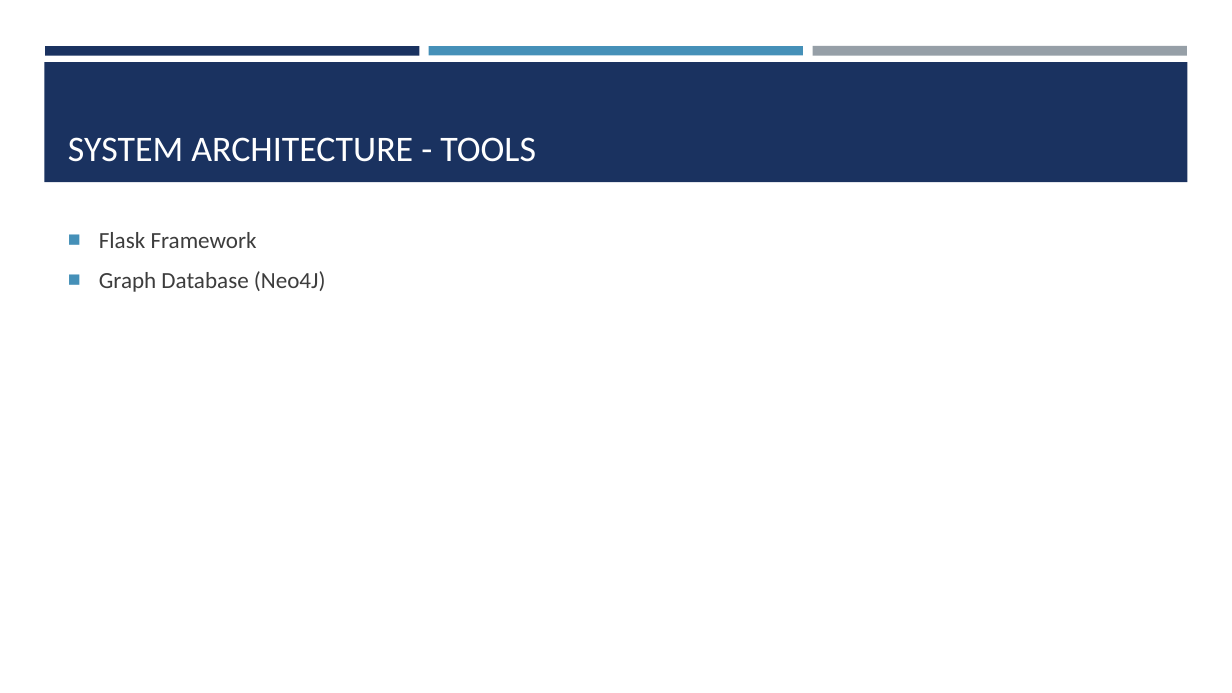
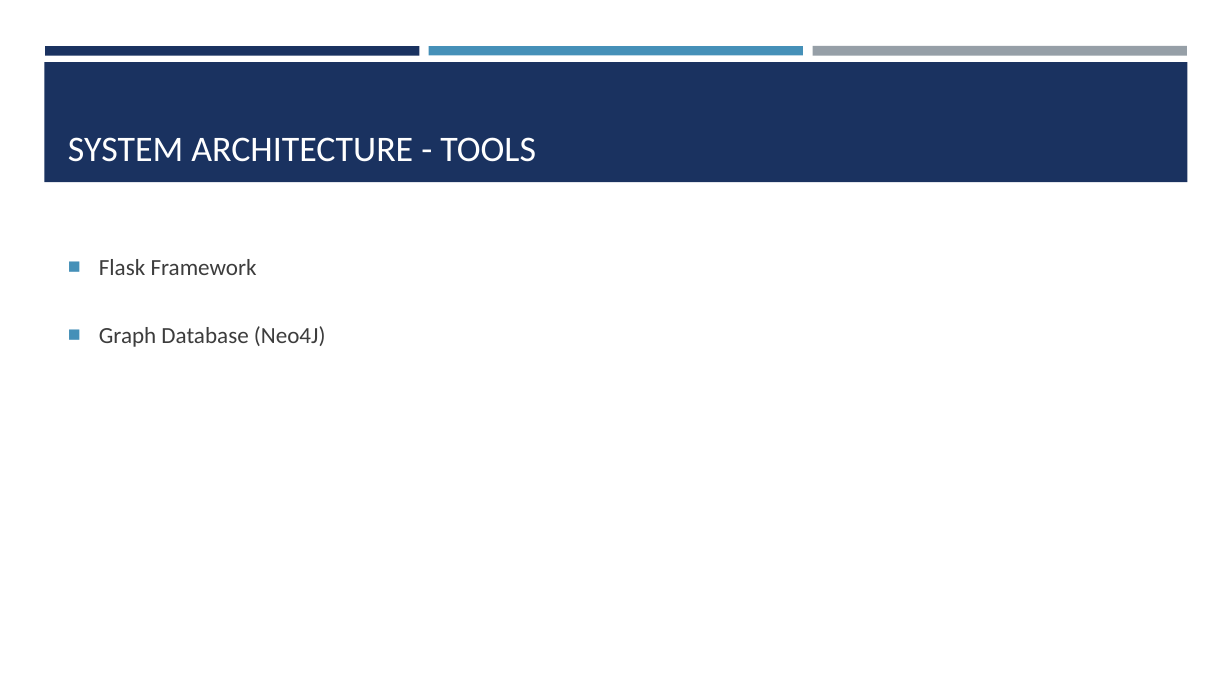
Before and after one commit to seakmengc/find_me, a slide deck: slide 5 of docs/find_me.pptx (slide 3 before the commit). Drawn at 1232x693 pixels with LibreOffice and Linux fonts; fonts in the diff are those of the drawing. Boxes give left, top, right and bottom in pixels: in the first picture for what was removed or moved away, otherwise in the second. Text is boxed around its words. In the diff, an @@ line names an element or a change of style, - is before the commit and + after.

```diff
--- a/docs/find_me.pptx
+++ b/docs/find_me.pptx
@@ text "Flask Framework" at (x1=99, y1=259, x2=326, y2=347): line spacing 1 to 2 @@
```
Also in this commit, not shown: 2 slides added.
